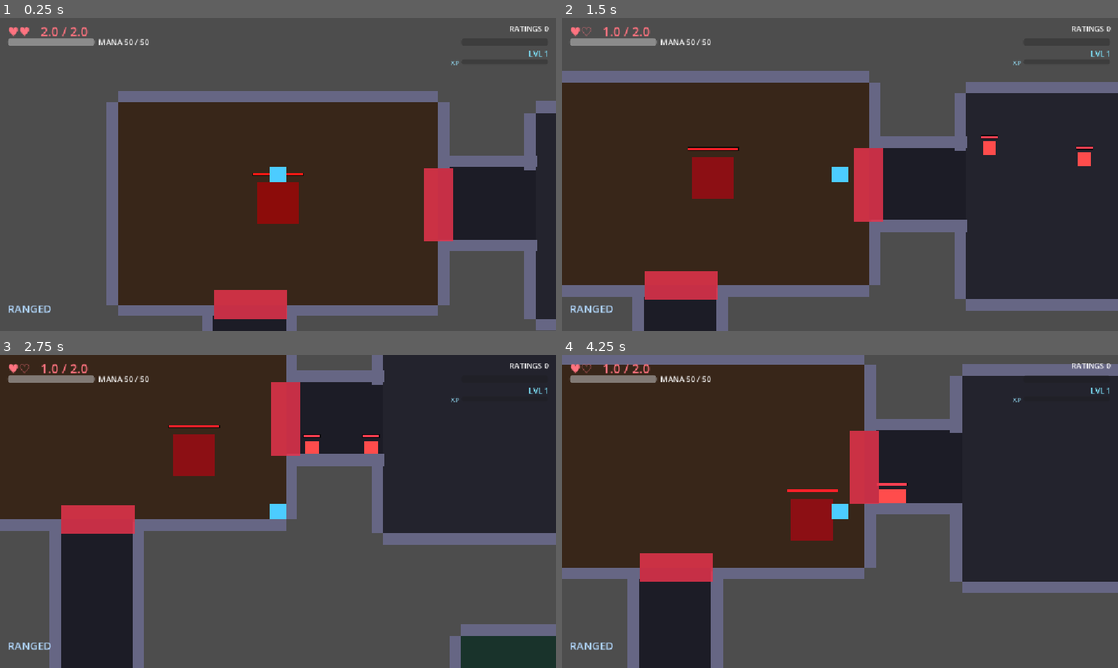
Above: before the commit, frames 1-4 (two rows, left to right).
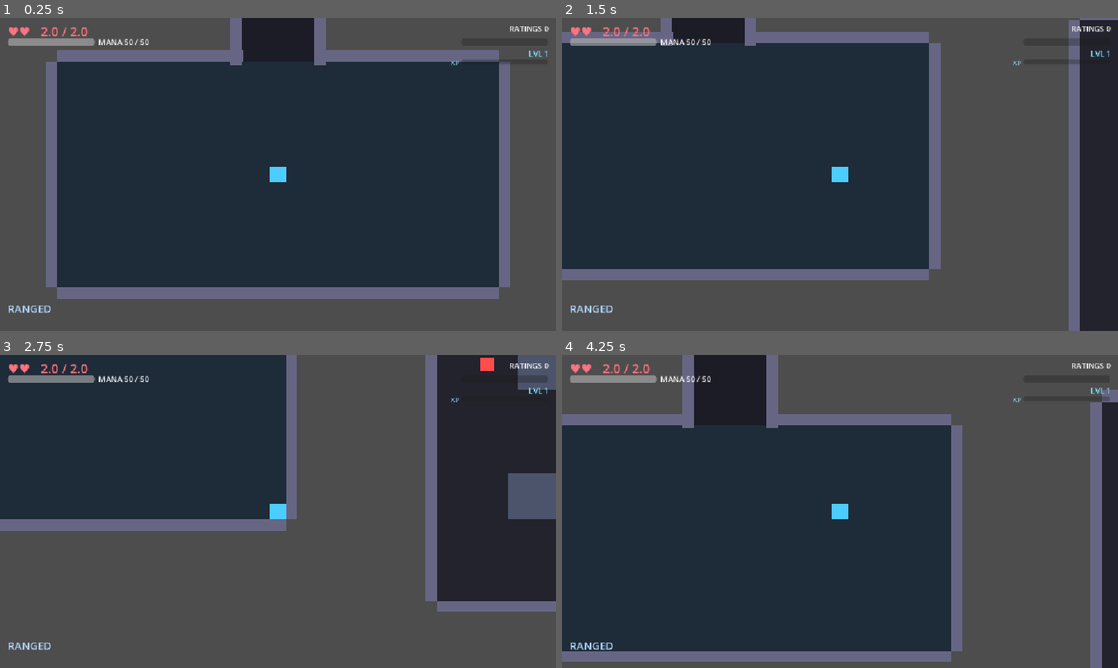
Above: after the commit, the same moments.

Repository: nderman/dungeon-grinder-cal
Game: Godot game, scene res://Floor.tscn
Same seed, same stepped clock (60 frames per second), same inputs: the game is played once before the commit and once after it.
Inputs (mouse positions are in pixels of both pictures, inside the frame that each line leads up to):
- Up to frame 1 (0.25 s): no input
- Up to frame 2 (1.5 s): tap Enter (ui_accept) at 0.5, 0.77, 0.8, 1.07, 1.35 s; move the mouse to (962, 158) at 0.52 s; hold D (move_right) 0.53-1.28 s; hold E (interact) 0.53-1.28 s; move the mouse to (728, 190) at 1.27 s; hold S (move_down) from 1.28 s (still down)
- Up to frame 3 (2.75 s): tap Enter (ui_accept) at 1.52, 1.82 s; tap E (interact) at 1.55 s; move the mouse to (333, 442) at 2.02 s; release S (move_down) at 2.03 s; hold D (move_right) from 2.03 s (still down); hold Enter (ui_accept) from 2.03 s (still down); tap Down (aim_down) at 2.1 s
- Up to frame 4 (4.25 s): move the mouse to (812, 574) at 2.77 s; release D (move_right) at 2.78 s; release Enter (ui_accept) at 2.78 s; hold W (move_up) 2.78-3.53 s; tap Left (aim_left) at 2.85 s; tap Enter (ui_accept) at 3.02, 3.32 s; tap E (interact) at 3.05 s; move the mouse to (1006, 558) at 3.52 s; hold A (move_left) from 3.53 s (still down); hold Enter (ui_accept) from 3.53 s (still down); tap Right (aim_right) at 3.6 s

The runs differ from the first frame. In frame 1, 74% of the frame differs, in the area x 8-100%, y 0-100%; in frame 2, 77%; in frame 3, 56%; in frame 4, 81%, in the area x 0-100%, y 0-100%.

Commit message:
Fix floor playtest issues: spawn room, cover visibility, combat rooms
Follow-up to the BSP rewrite (e8def7a), from playtest + a gap review:
- Player spawned at rooms[0] (first-collected room), not the room actually typed
  "Spawn" — so you'd spawn inside a boss room, or get forced through one (the
  boss-dead-end guarantee was computed relative to the designated spawn, not
  rooms[0]). Now spawns in the Spawn-typed room. Verified across 10 layouts: boss
  is always a degree-1 dead-end and every non-boss room is reachable without it.
- Cover wasn't showing: the fixed 220px keep-clear threshold skipped most of the
  varied (smaller) BSP rooms. Block size + quadrant offset now scale to the room,
  and the "open" layout is dropped for now, so cover appears in every combat room
  (cover-variety / curated-open is a logged TODO).
- Small floors could end up with ZERO combat rooms (spawn+boss+2 miniboss+2
  phasedoor consumed everything). Special-room counts now scale to floor size,
  always leaving >=1 Combat room. Added a euclidean fallback boss pick so any
  >=2-room floor always has a boss.

Co-Authored-By: Claude Opus 4.7 (1M context) <noreply@anthropic.com>

Diff:
--- a/game-client/levels/LevelGenerator.gd
+++ b/game-client/levels/LevelGenerator.gd
@@ -208,6 +208,18 @@
 		if i != spawn_i and dist[i] > best_d:
 			best_d = dist[i]
 			boss_i = i
+	# Fallback: if no distinct leaf was found, take the euclidean-farthest room so a floor with
+	# ≥2 rooms always has a boss (never a no-boss / unbeatable floor).
+	if boss_i == spawn_i and rooms.size() >= 2:
+		var sc: Vector2 = rooms[spawn_i]["rect"].get_center()
+		var bd := -1.0
+		for i in range(rooms.size()):
+			if i == spawn_i:
+				continue
+			var d := sc.distance_to(rooms[i]["rect"].get_center())
+			if d > bd:
+				bd = d
+				boss_i = i
 	if boss_i != spawn_i:
 		rooms[boss_i]["type"] = "Boss"
 	# MiniBosses prefer OTHER leaves (optional dead-end detours); phase-doors go on the main
@@ -217,9 +229,13 @@
 		if rooms[i]["type"] == "Combat":
 			combat.append(i)
 	combat.sort_custom(func(a, b): return degree[a] < degree[b])   # leaves first
-	for _n in range(mini(neighborhood_bosses, combat.size())):
+	# Scale special rooms to floor size so small floors keep regular mob rooms to grind.
+	var others_n := combat.size()
+	var phasedoors := mini(2 if others_n >= 5 else 1, others_n)
+	var minibosses := mini(neighborhood_bosses, maxi(0, others_n - phasedoors - 1))   # leave ≥1 Combat
+	for _n in range(minibosses):
 		rooms[combat.pop_front()]["type"] = "MiniBoss"   # from the leaf end
-	for _p in range(mini(2, combat.size())):
+	for _p in range(phasedoors):
 		rooms[combat.pop_back()]["type"] = "PhaseDoor"   # from the interior end
 
 # --- Geometry build --------------------------------------------------------------------------
@@ -397,4 +413,11 @@
 		return
 	var p := player_scene.instantiate()
 	add_child(p)
-	p.global_position = rooms[0]["rect"].get_center()   # Spawn room
+	# Spawn in the room actually typed "Spawn" — NOT rooms[0], which is just the first-collected
+	# room and could be the Boss room (or a populated Combat room).
+	var spawn_rect: Rect2 = rooms[0]["rect"]
+	for r in rooms:
+		if r["type"] == "Spawn":
+			spawn_rect = r["rect"]
+			break
+	p.global_position = spawn_rect.get_center()
--- a/game-client/levels/Room.gd
+++ b/game-client/levels/Room.gd
@@ -88,34 +88,39 @@
 	add_child(body)
 	return body
 
-# Combat rooms get a random cover layout in the corner quadrants (clear of the central door
-# cross), scaled to the room's size. Other room types stay clear.
+# Combat rooms get a random cover layout in the corner quadrants — placed and sized RELATIVE to
+# the room so cover actually shows up in the varied BSP rooms (a fixed offset skipped most of
+# them). The central cross stays clear-ish so doorways aren't walled. Other room types stay clear.
 func _build_cover() -> void:
 	if room_type != "Combat":
 		return
-	var lo := 220.0                                   # > door half-width: keeps the cross clear
-	var hi_x := size.x * 0.5 - WALL - 95.0
-	var hi_y := size.y * 0.5 - WALL - 95.0
-	if hi_x <= lo or hi_y <= lo:
-		return   # room too small for cover
-	match ["quad", "diagonal", "scatter", "open"].pick_random():
+	var hx := size.x * 0.5
+	var hy := size.y * 0.5
+	if minf(hx, hy) < 150.0:
+		return   # only the genuinely tiny rooms stay clear
+	var bs := clampf(minf(hx, hy) * 0.30, 64.0, 150.0)   # block size scales with the room
+	var max_ox := hx - WALL - bs * 0.5 - 8.0
+	var max_oy := hy - WALL - bs * 0.5 - 8.0
+	if max_ox < 90.0 or max_oy < 90.0:
+		return
+	var ox := clampf(hx * 0.5, 90.0, max_ox)   # quadrant offset, kept inside the walls
+	var oy := clampf(hy * 0.5, 90.0, max_oy)
+	match ["quad", "diagonal", "scatter"].pick_random():   # ('open' rooms return with the cover-variety pass)
 		"quad":
 			for s in [Vector2(1, 1), Vector2(1, -1), Vector2(-1, 1), Vector2(-1, -1)]:
-				_add_cover(Vector2(s.x * lo, s.y * lo), Vector2(130, 130))
+				_add_cover(Vector2(s.x * ox, s.y * oy), Vector2(bs, bs))
 		"diagonal":
-			_add_cover(Vector2(lo, lo), Vector2(150, 150))
-			_add_cover(Vector2(-lo, -lo), Vector2(150, 150))
+			_add_cover(Vector2(ox, oy), Vector2(bs, bs))
+			_add_cover(Vector2(-ox, -oy), Vector2(bs, bs))
 		"scatter":
 			for _i in range(randi_range(3, 5)):
-				var sz := randf_range(90.0, 150.0)
-				_add_cover(_scatter_pos(lo, hi_x, hi_y), Vector2(sz, sz))
+				var sx := 1.0 if randf() < 0.5 else -1.0
+				var sy := 1.0 if randf() < 0.5 else -1.0
+				var px := randf_range(110.0, ox) if ox > 110.0 else ox
+				var py := randf_range(110.0, oy) if oy > 110.0 else oy
+				_add_cover(Vector2(sx * px, sy * py), Vector2(randf_range(80.0, bs), randf_range(80.0, bs)))
 		"open":
 			pass
-
-func _scatter_pos(lo: float, hi_x: float, hi_y: float) -> Vector2:
-	var sx := 1.0 if randf() < 0.5 else -1.0
-	var sy := 1.0 if randf() < 0.5 else -1.0
-	return Vector2(randf_range(lo, hi_x) * sx, randf_range(lo, hi_y) * sy)
 
 func _add_cover(pos: Vector2, block_size: Vector2) -> void:
 	_add_block(pos, block_size, COVER_COLOR)
